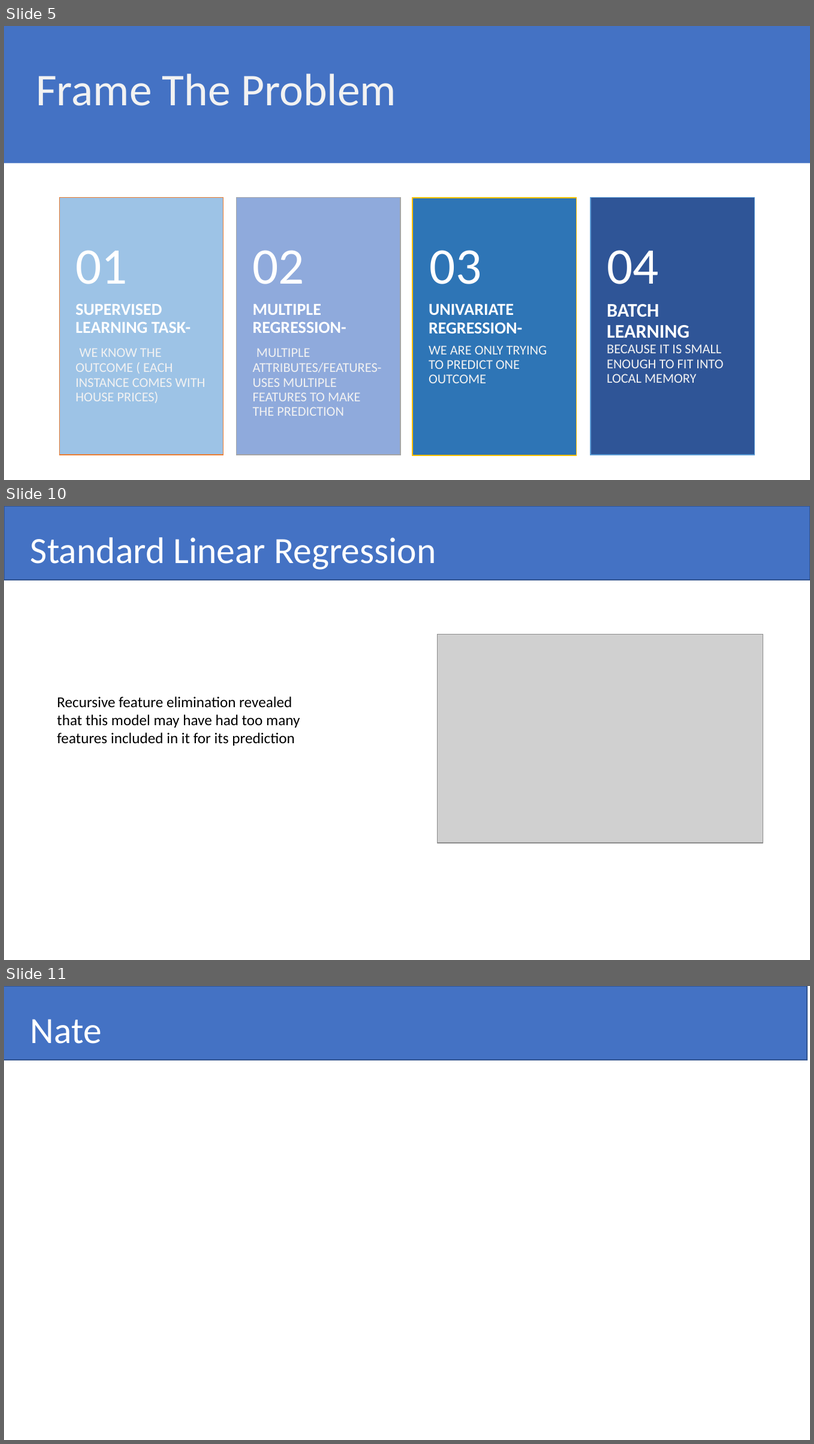
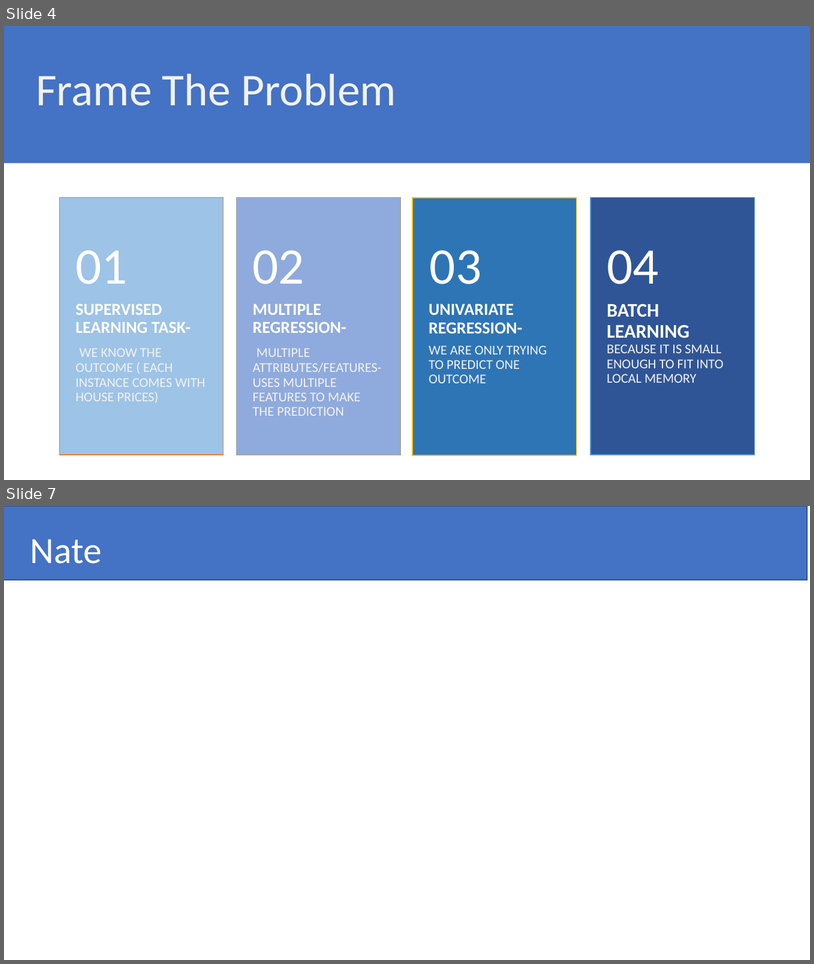
Before and after one commit to pshappycle/Home_Value_Predictor, a slide deck: Presentation/Advanced Regression Techniques To Predict Housing Prices.pptx. Shown one above the other, each under a label of ours: slides 5, 10 and 11 before the commit, slides 4 and 7 after it; the slides between them are not shown. The pictures are 814x1444 and 814x964 pixels, drawn with LibreOffice and Linux fonts; fonts in the diff are those of the drawing; grey boxes stand for pictures. Boxes give left, top, right and bottom in pixels: in the first picture for what was removed or moved away, otherwise in the second. Text is boxed around its words. In the diff, an @@ line names an element or a change of style, - is before the commit and + after.

```diff
--- a/Presentation/Advanced Regression Techniques To Predict Housing Prices.pptx
+++ b/Presentation/Advanced Regression Techniques To Predict Housing Prices.pptx
@@ slide 10 removed at bbox=[4, 506, 810, 960], background #FFFFFF @@
@@ rectangle removed at bbox=[4, 506, 810, 580] @@
@@ title removed at bbox=[30, 537, 436, 570] @@
-Standard Linear Regression
@@ picture removed at bbox=[438, 634, 764, 843] @@
@@ text removed at bbox=[57, 696, 300, 745] @@
-Recursive feature elimination revealed that this model may have had too many features included in it for its prediction
@@ what was slide 5 is now slide 4 @@
@@ what was slide 11 is now slide 7 @@
```
Also in this commit, not shown: 5 slides changed, 4 slides added, 3 other slides removed, 6 other files.
